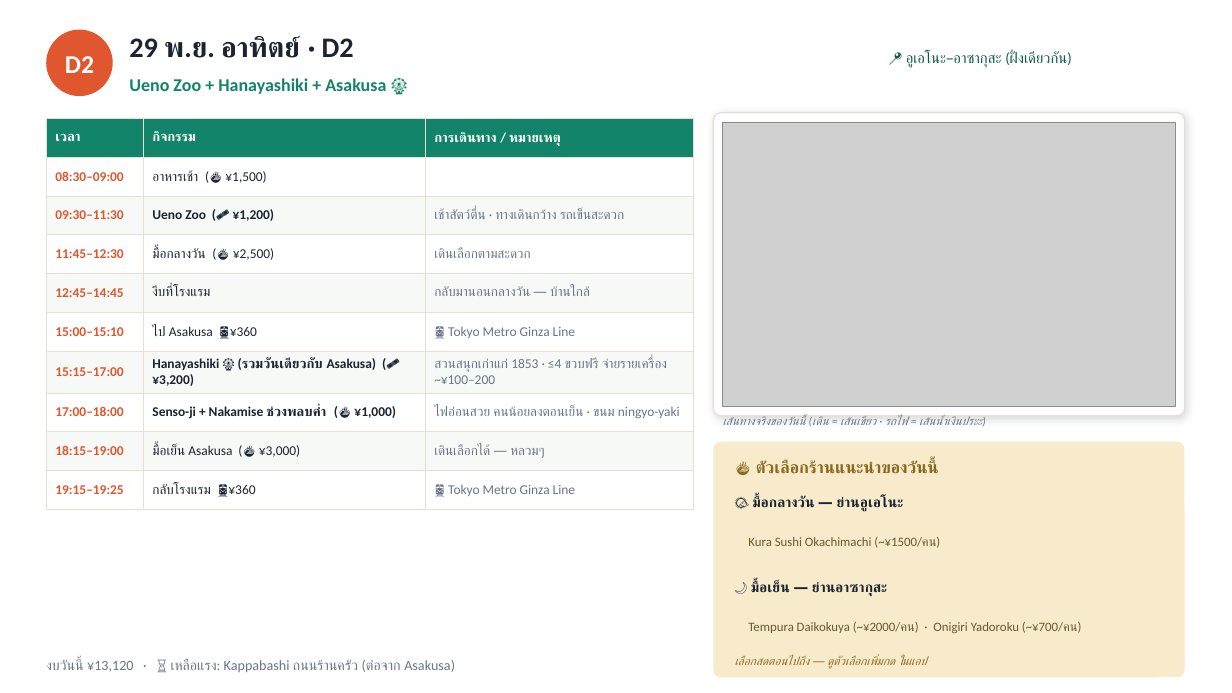
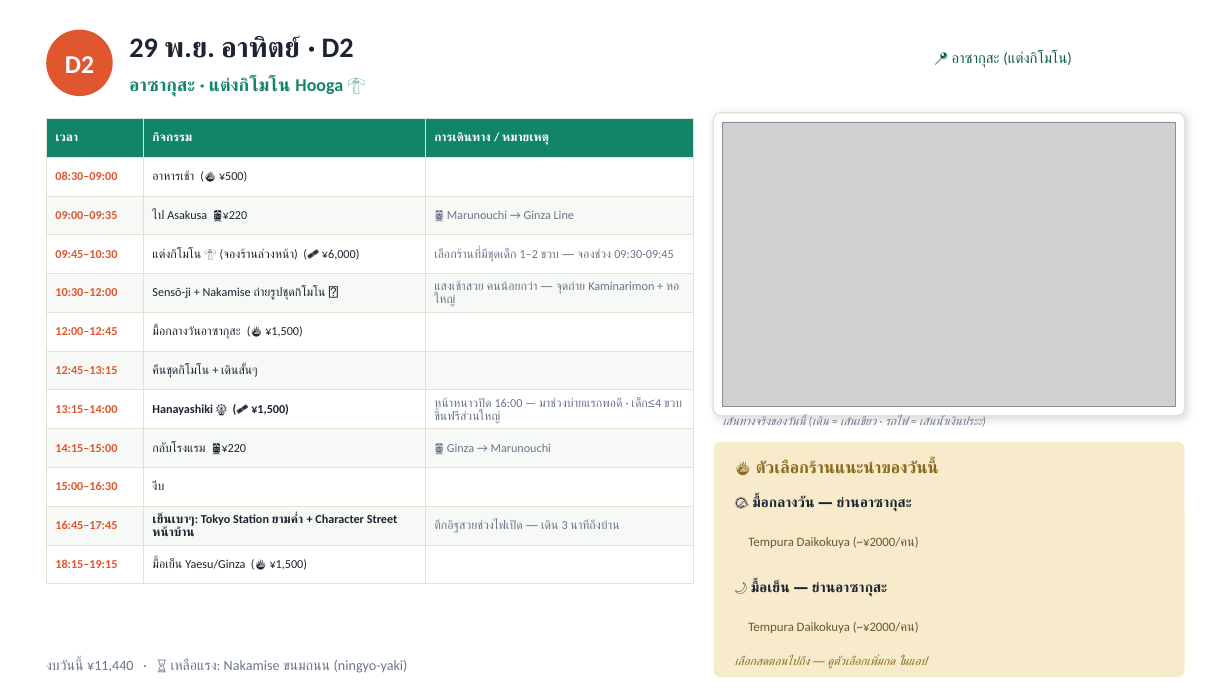
Before and after one commit to aphiwatgo5/tokyo-trip-planner, a slide deck: slide 5 of Tokyo_Trip_Plan_2026.pptx. Drawn at 1232x693 pixels with LibreOffice and Linux fonts; fonts in the diff are those of the drawing; grey boxes stand for pictures. Boxes give left, top, right and bottom in pixels: in the first picture for what was removed or moved away, otherwise in the second. Text is boxed around its words. In the diff, an @@ line names an element or a change of style, - is before the commit and + after.

```diff
--- a/Tokyo_Trip_Plan_2026.pptx
+++ b/Tokyo_Trip_Plan_2026.pptx
@@ text at box(952, 50, 1071, 68): text changed @@
-📍 อูเอโนะ–อาซากุสะ (ฝั่งเดียวกัน)
+📍 อาซากุสะ (แต่งกิโมโน)
@@ text at box(129, 77, 343, 97): text changed @@
-Ueno Zoo + Hanayashiki + Asakusa 🎡
+อาซากุสะ · แต่งกิโมโน Hooga 👘
@@ table at box(46, 118, 693, 574) @@
-row 2: 08:30–09:00 | อาหารเช้า (🍜 ¥1,500) | 
-row 3: 09:30–11:30 | Ueno Zoo (🎟 ¥1,200) | เช้าสัตว์ตื่น · ทางเดินกว้าง รถเข็นสะดวก
-row 4: 11:45–12:30 | มื้อกลางวัน (🍜 ¥2,500) | เดินเลือกตามสะดวก
-row 5: 12:45–14:45 | งีบที่โรงแรม | กลับมานอนกลางวัน — บ้านใกล้
-row 6: 15:00–15:10 | ไป Asakusa 🚆¥360 | 🚆 Tokyo Metro Ginza Line
-row 7: 15:15–17:00 | Hanayashiki 🎡 (รวมวันเดียวกับ Asakusa) (🎟 ¥3,200) | สวนสนุกเก่าแก่ 1853 · ≤4 ขวบฟรี จ่ายรายเครื่อง ~¥100–200
-row 8: 17:00–18:00 | Senso-ji + Nakamise ช่วงพลบค่ำ (🍜 ¥1,000) | ไฟอ่อนสวย คนน้อยลงตอนเย็น · ขนม ningyo-yaki
-row 9: 18:15–19:00 | มื้อเย็น Asakusa (🍜 ¥3,000) | เดินเลือกได้ — หลวมๆ
-row 10: 19:15–19:25 | กลับโรงแรม 🚆¥360 | 🚆 Tokyo Metro Ginza Line
+row 2: 08:30–09:00 | อาหารเช้า (🍜 ¥500) | 
+row 3: 09:00–09:35 | ไป Asakusa 🚆¥220 | 🚆 Marunouchi → Ginza Line
+row 4: 09:45–10:30 | แต่งกิโมโน 👘 (จองร้านล่วงหน้า) (🎟 ¥6,000) | เลือกร้านที่มีชุดเด็ก 1–2 ขวบ — จองช่วง 09:30-09:45
+row 5: 10:30–12:00 | Sensō-ji + Nakamise ถ่ายรูปชุดกิโมโน 📸 | แสงเช้าสวย คนน้อยกว่า — จุดถ่าย Kaminarimon + หอใหญ่
+row 6: 12:00–12:45 | มื้อกลางวันอาซากุสะ (🍜 ¥1,500) | 
+row 7: 12:45–13:15 | คืนชุดกิโมโน + เดินสั้นๆ | 
+row 8: 13:15–14:00 | Hanayashiki 🎡 (🎟 ¥1,500) | หน้าหนาวปิด 16:00 — มาช่วงบ่ายแรกพอดี · เด็ก≤4 ขวบขึ้นฟรีส่วนใหญ่
+row 9: 14:15–15:00 | กลับโรงแรม 🚆¥220 | 🚆 Ginza → Marunouchi
+row 10: 15:00–16:30 | งีบ | 
+row 11: 16:45–17:45 | เย็นเบาๆ: Tokyo Station ยามค่ำ + Character Street หน้าบ้าน | ตึกอิฐสวยช่วงไฟเปิด — เดิน 3 นาทีถึงบ้าน
+row 12: 18:15–19:15 | มื้อเย็น Yaesu/Ginza (🍜 ¥1,500) | 
@@ text at box(753, 496, 912, 512): text changed @@
-🌤 มื้อกลางวัน — ย่านอูเอโนะ
+🌤 มื้อกลางวัน — ย่านอาซากุสะ
@@ text at box(748, 537, 919, 548): text changed @@
-Kura Sushi Okachimachi (~¥1500/คน)
+Tempura Daikokuya (~¥2000/คน)
@@ text at box(748, 622, 919, 633): text changed @@
-Tempura Daikokuya (~¥2000/คน) · Onigiri Yadoroku (~¥700/คน)
+Tempura Daikokuya (~¥2000/คน)
@@ text at box(46, 659, 408, 673): text changed @@
-งบวันนี้ ¥13,120 · ⏳ เหลือแรง: Kappabashi ถนนร้านครัว (ต่อจาก Asakusa)
+งบวันนี้ ¥11,440 · ⏳ เหลือแรง: Nakamise ขนมถนน (ningyo-yaki)
```
Also in this commit, not shown: 18 other slides changed, 27 other files.
